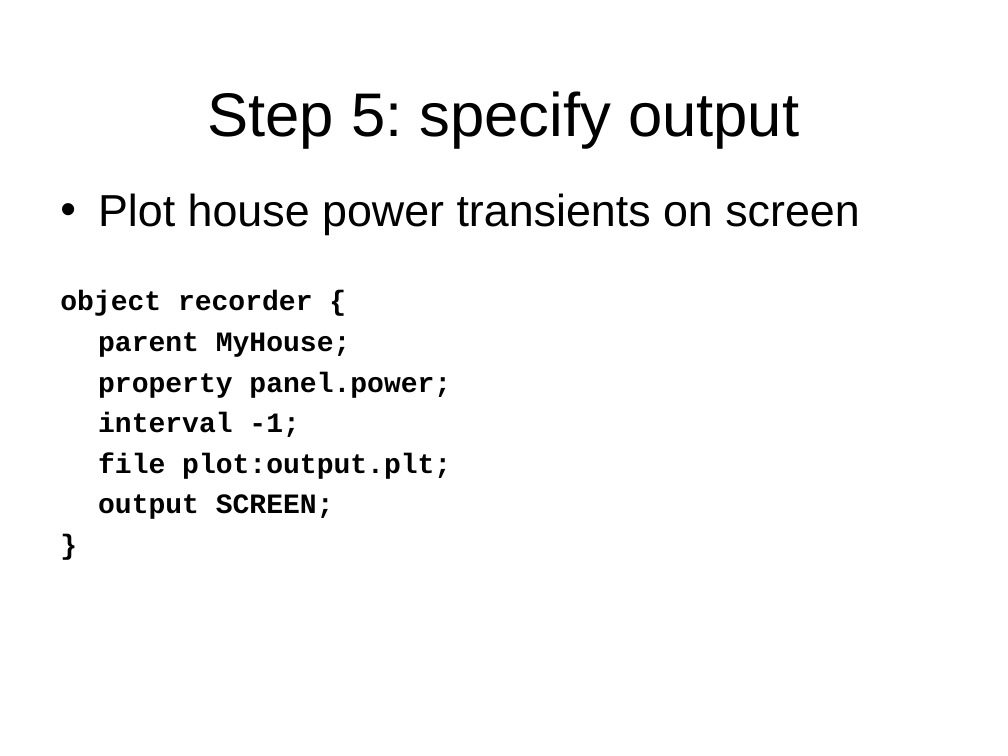
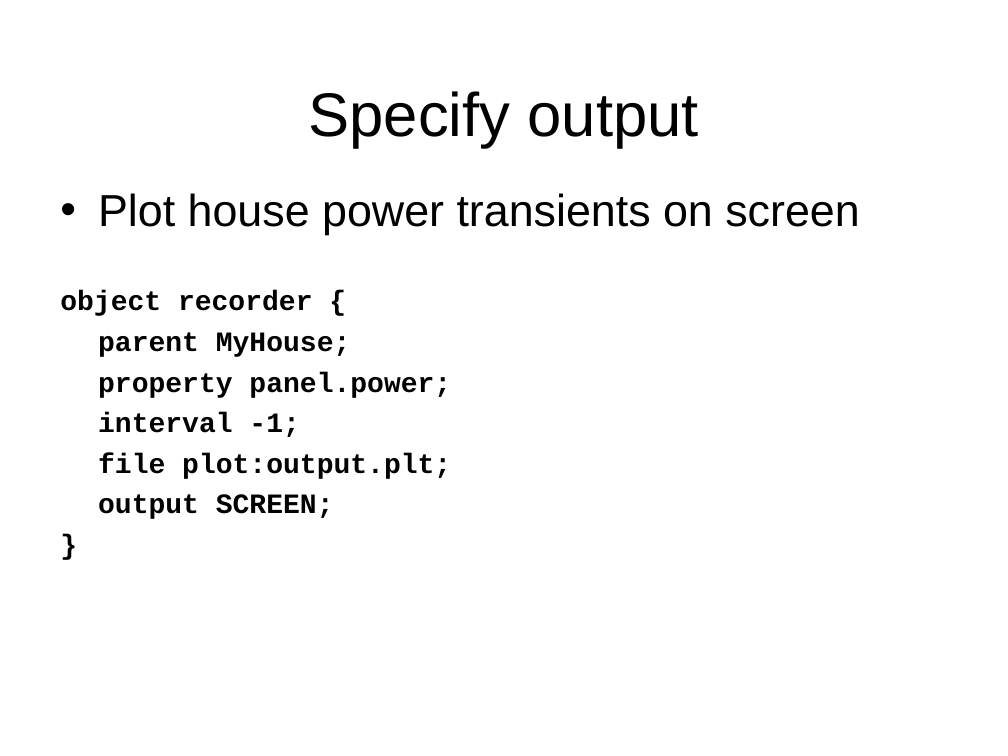
Before and after one commit to gridlab-d/course, a slide deck: slide 16 of Short/1 - Residential.ppt (slide 7 before the commit). Drawn at 1008x756 pixels with LibreOffice and Linux fonts; fonts in the diff are those of the drawing; background and template pictures are left out. Boxes give left, top, right and bottom in pixels: in the first picture for what was removed or moved away, otherwise in the second. Text is boxed around its words. In the diff, an @@ line names an element or a change of style, - is before the commit and + after.

```diff
--- a/Short/1 - Residential.ppt
+++ b/Short/1 - Residential.ppt
@@ title at [309, 91, 699, 148]: text changed @@
-Step 5: specify output
+Specify output
```
Also in this commit, not shown: 9 other slides changed, 30 slides added, 6 other files.
